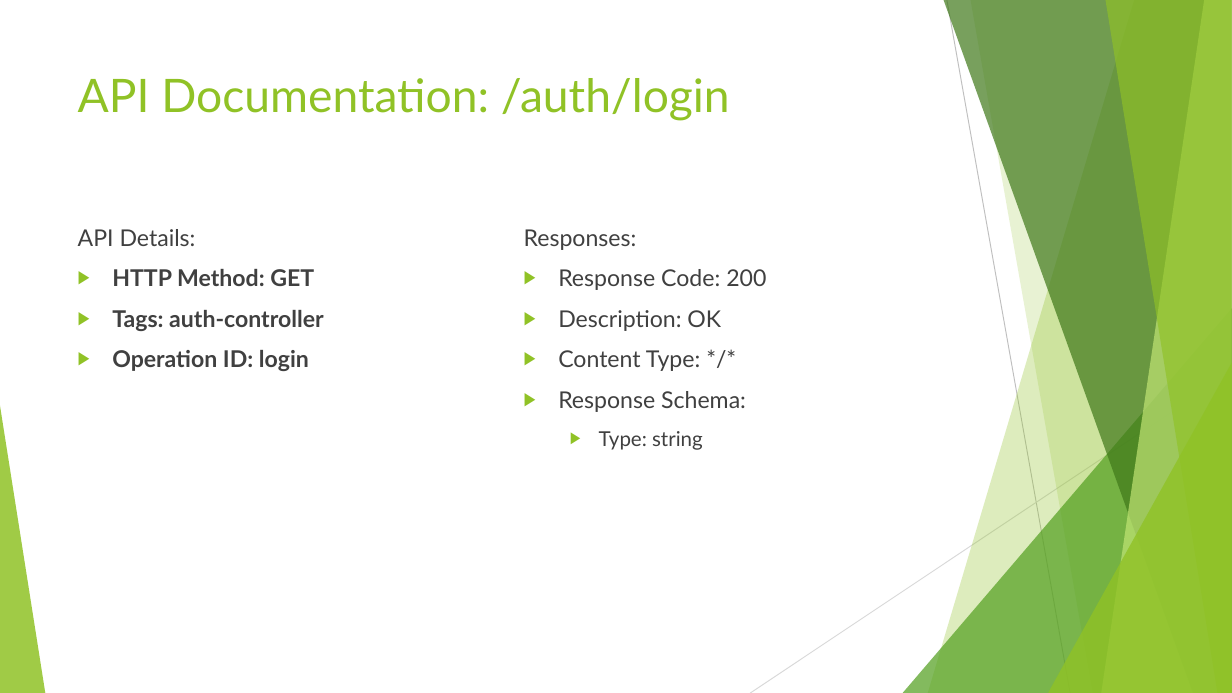
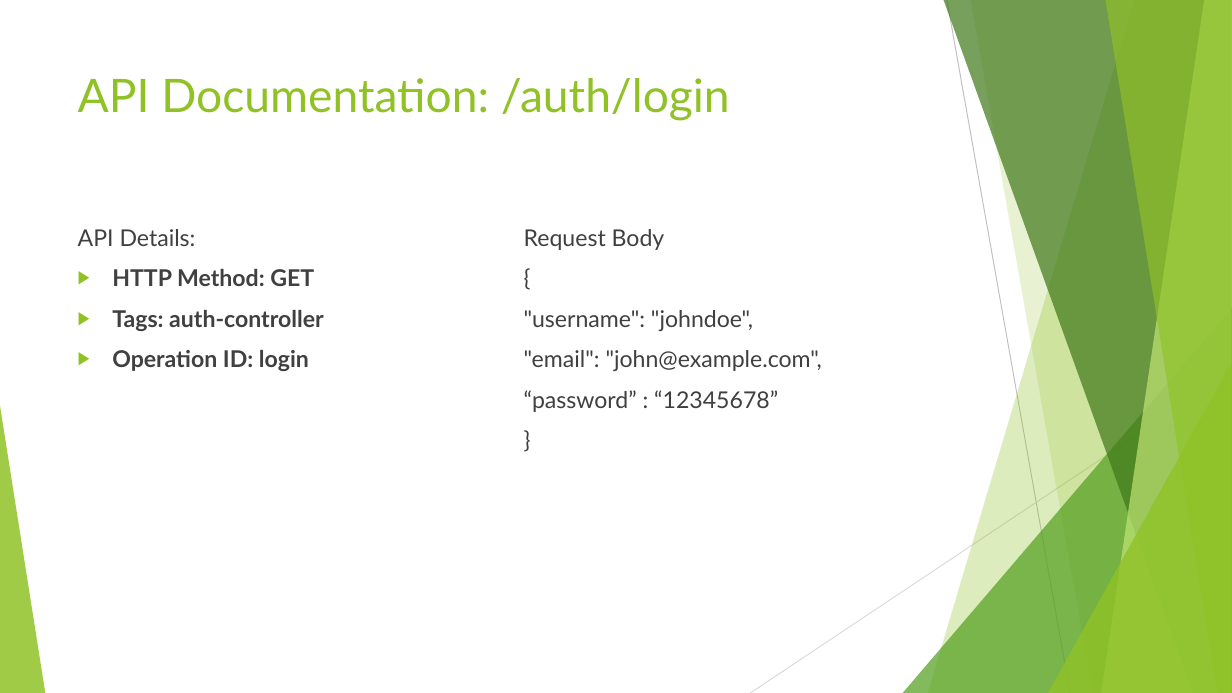
Before and after one commit to jidni911/sdcianSpring, a slide deck: slide 8 of Project SDC.pptx. Drawn at 1232x693 pixels with LibreOffice and Linux fonts; fonts in the diff are those of the drawing. Boxes give left, top, right and bottom in pixels: in the first picture for what was removed or moved away, otherwise in the second. Text is boxed around its words. In the diff, an @@ line names an element or a change of style, - is before the commit and + after.

```diff
--- a/Project SDC.pptx
+++ b/Project SDC.pptx
@@ text at (524,229,822,412): text changed @@
-Responses:
-▶ Response Code: 200
-▶ Description: OK
-▶ Content Type: */*
-▶ Response Schema:
-  ▶ Type: string
+Request Body
+{
+"username": "johndoe",
+"email": "john@example.com",
+“password” : “12345678”
+}
```
Also in this commit, not shown: 14 other slides changed, 11 other files.
